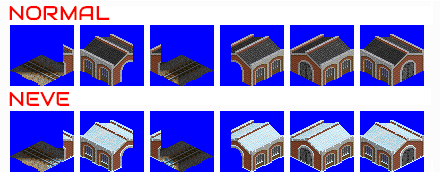
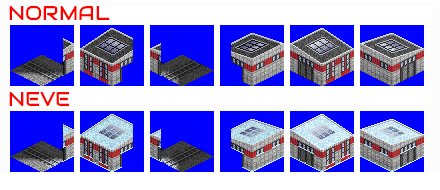
Two versions of the same layered image (440px x 190px). Layer-by-layer changes:
hid "RAIL" over [11, 28, 424, 172]
hid "ELRL" over [11, 28, 424, 172]
hid "FEVE" over [11, 28, 424, 172]
painted on "RAVE" over [11, 28, 424, 172]
added layer "Background" over [11, 28, 424, 172]
